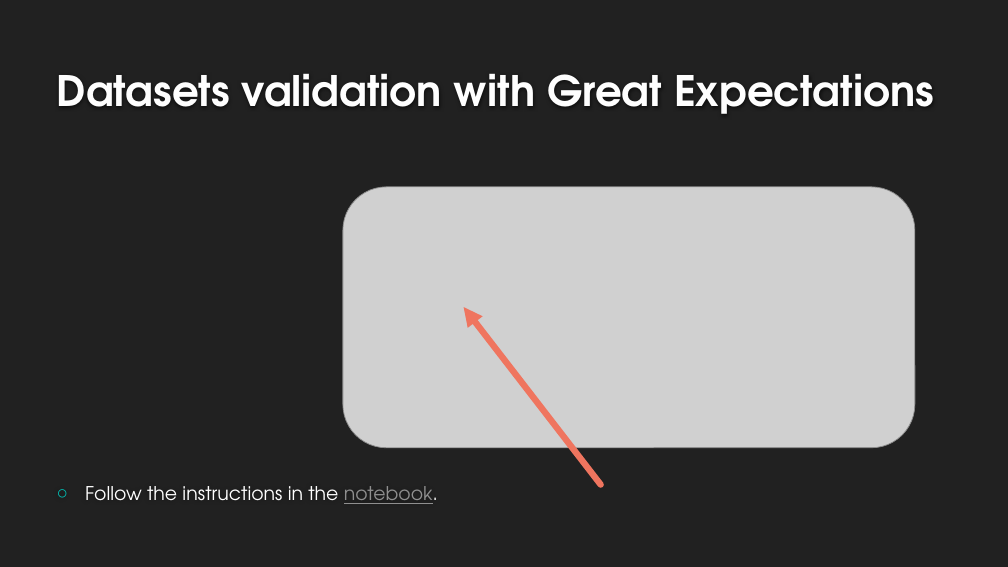
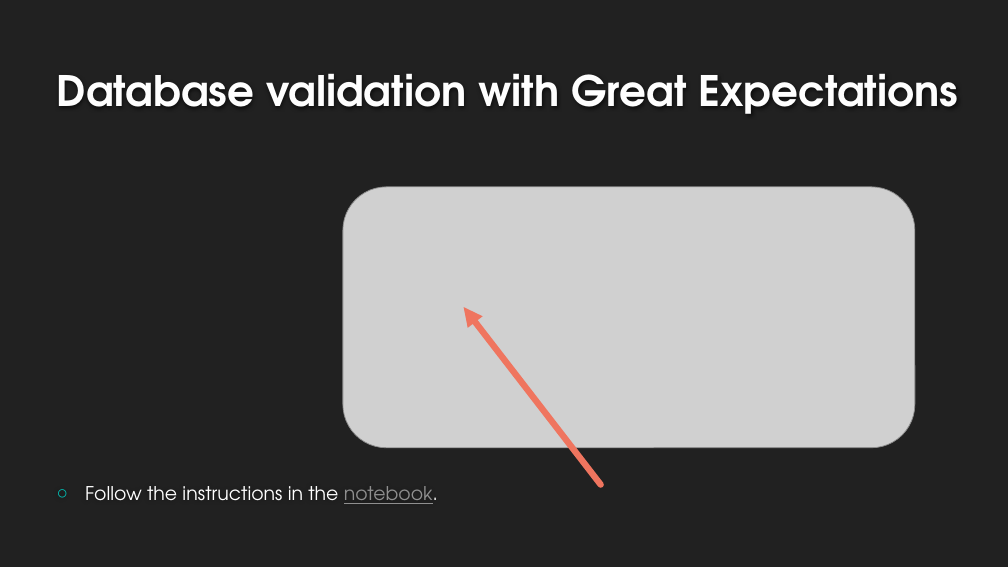
Before and after one commit to NatanMish/data_validation, a slide deck: slide 17 of Data Validation for Data Science.pptx. Drawn at 1008x567 pixels with LibreOffice and Linux fonts; fonts in the diff are those of the drawing; grey boxes stand for pictures; background and template pictures are left out. Boxes give left, top, right and bottom in pixels: in the first picture for what was removed or moved away, otherwise in the second. Text is boxed around its words. In the diff, an @@ line names an element or a change of style, - is before the commit and + after.

```diff
--- a/Data Validation for Data Science.pptx
+++ b/Data Validation for Data Science.pptx
@@ title at <box>57,73,958,114</box>: text changed @@
-Datasets validation with Great Expectations
+Database validation with Great Expectations
```
Also in this commit, not shown: 2 other files.
